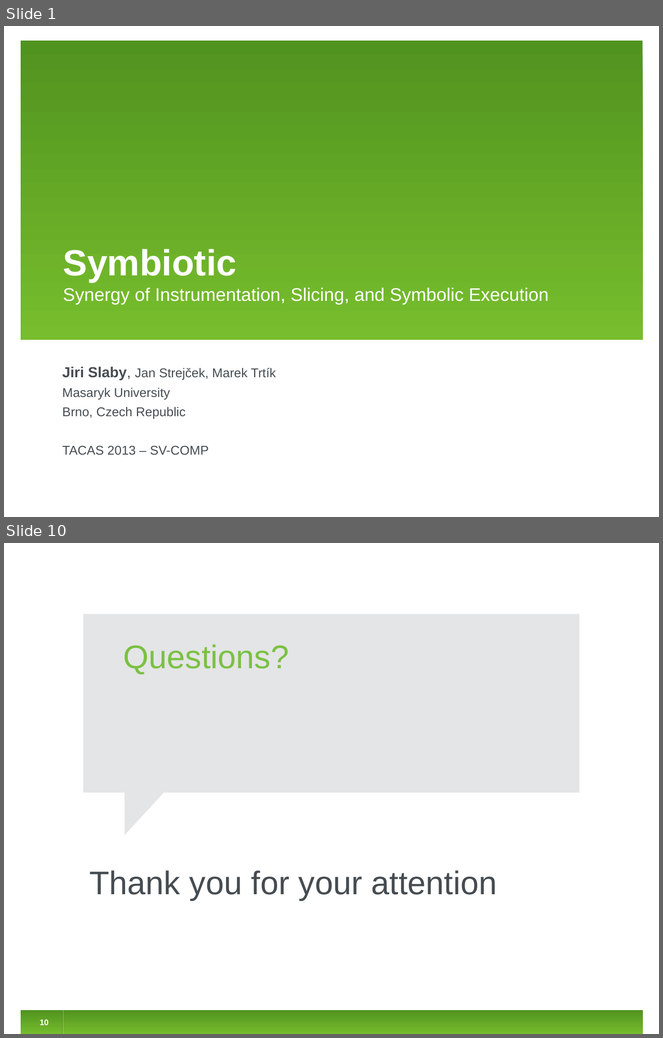
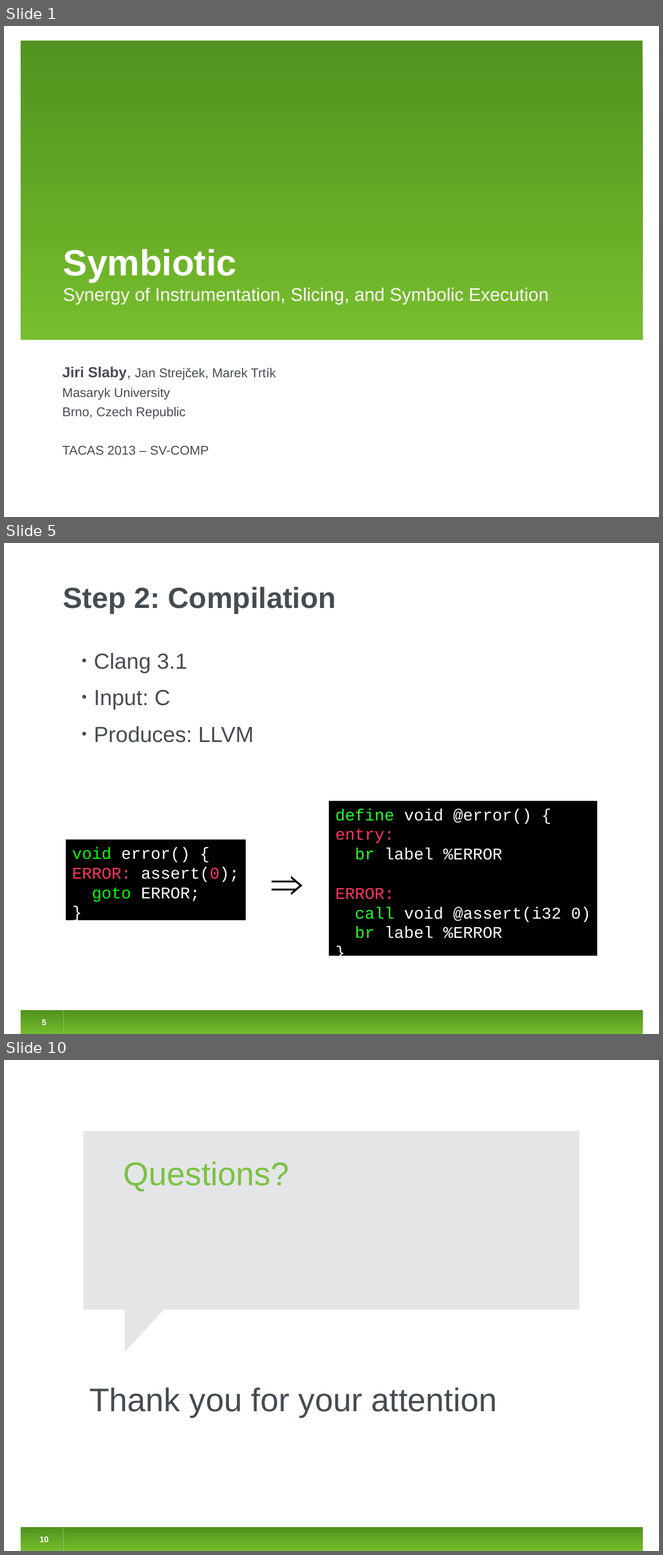
Before and after one commit to jirislaby/writings, a slide deck: presentations/tacas2013.odp. Shown one above the other, each under a label of ours: slides 1 and 10 before the commit, slides 1, 5 and 10 after it; the slides between them are not shown. The pictures are 663x1038 and 663x1555 pixels, drawn with LibreOffice and Linux fonts; fonts in the diff are those of the drawing. Boxes give left, top, right and bottom in pixels: in the first picture for what was removed or moved away, otherwise in the second. Text is boxed around its words. In the diff, an @@ line names an element or a change of style, - is before the commit and + after.

```diff
--- a/presentations/tacas2013.odp
+++ b/presentations/tacas2013.odp
@@ slide 5 added at (4, 543, 659, 1034), background #FFFFFF; not listed: 1 template element that a slide beside it also shows @@
@@ title added at (63, 587, 336, 614), 32 pt, text #454C51, bold @@
+Step 2: Compilation
@@ text added at (94, 653, 254, 743), 24 pt, text #454C51 @@
+• Clang 3.1
+• Input: C
+• Produces: LLVM
@@ rectangle added at (329, 801, 598, 956), fill #000000, 18 pt, text #FFFFFF @@
+define void @error() {
+entry:
+br label %ERROR
+ERROR:
+call void @assert(i32 0)
+br label %ERROR
+}
@@ rectangle added at (65, 840, 246, 921), fill #000000, 18 pt, text #FFFFFF @@
+void error() {
+ERROR: assert(0);
+goto ERROR;
+}
@@ text added at (266, 851, 315, 906), 48 pt, text #000000 @@
+⇒
@@ page number added at (42, 1020, 47, 1026), 9 pt, text #FFFFFF, bold @@
+5
@@ line added from (62, 1011) to (62, 1034), #3F7418 0.74 pt @@
@@ line added from (63, 1011) to (63, 1034), #FFFFFF 0.74 pt @@
```
Also in this commit, not shown: 5 slides changed, 2 other slides added, 3 slides removed.
